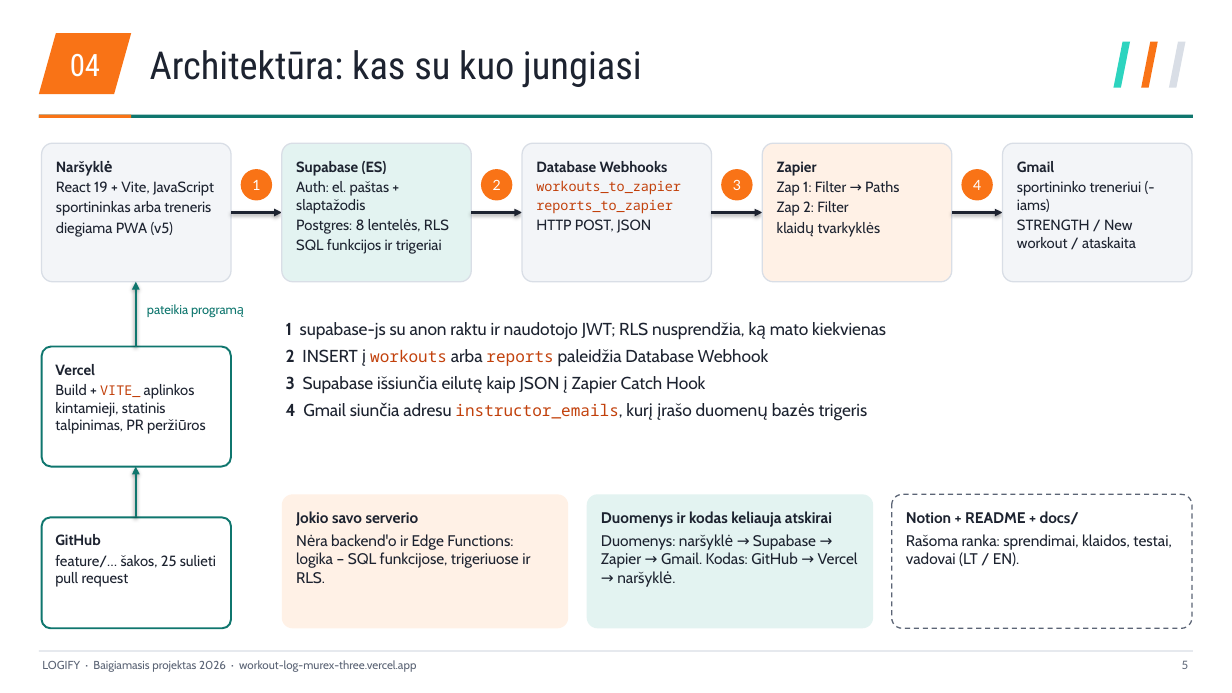
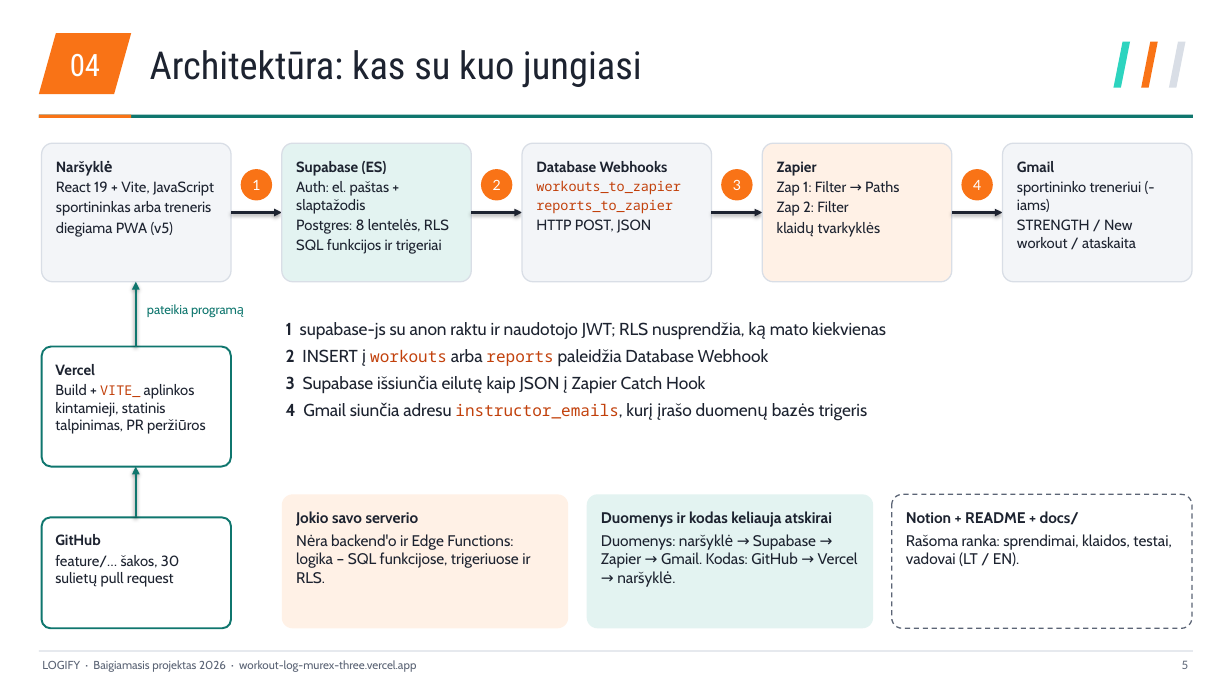
Before and after one commit to mse1987319-png/workout-log, a slide deck: slide 5 of _task/results/Logify_LT.pptx. Drawn at 1232x693 pixels with LibreOffice and Linux fonts; fonts in the diff are those of the drawing. Boxes give left, top, right and bottom in pixels: in the first picture for what was removed or moved away, otherwise in the second. Text is boxed around its words. In the diff, an @@ line names an element or a change of style, - is before the commit and + after.

```diff
--- a/_task/results/Logify_LT.pptx
+++ b/_task/results/Logify_LT.pptx
@@ text in rounded rectangle at [55,555,180,587]: text changed @@
-feature/… šakos, 25 sulieti pull request
+feature/… šakos, 30 sulietų pull request
```
Also in this commit, not shown: 1 other slide changed, 2 other files.
